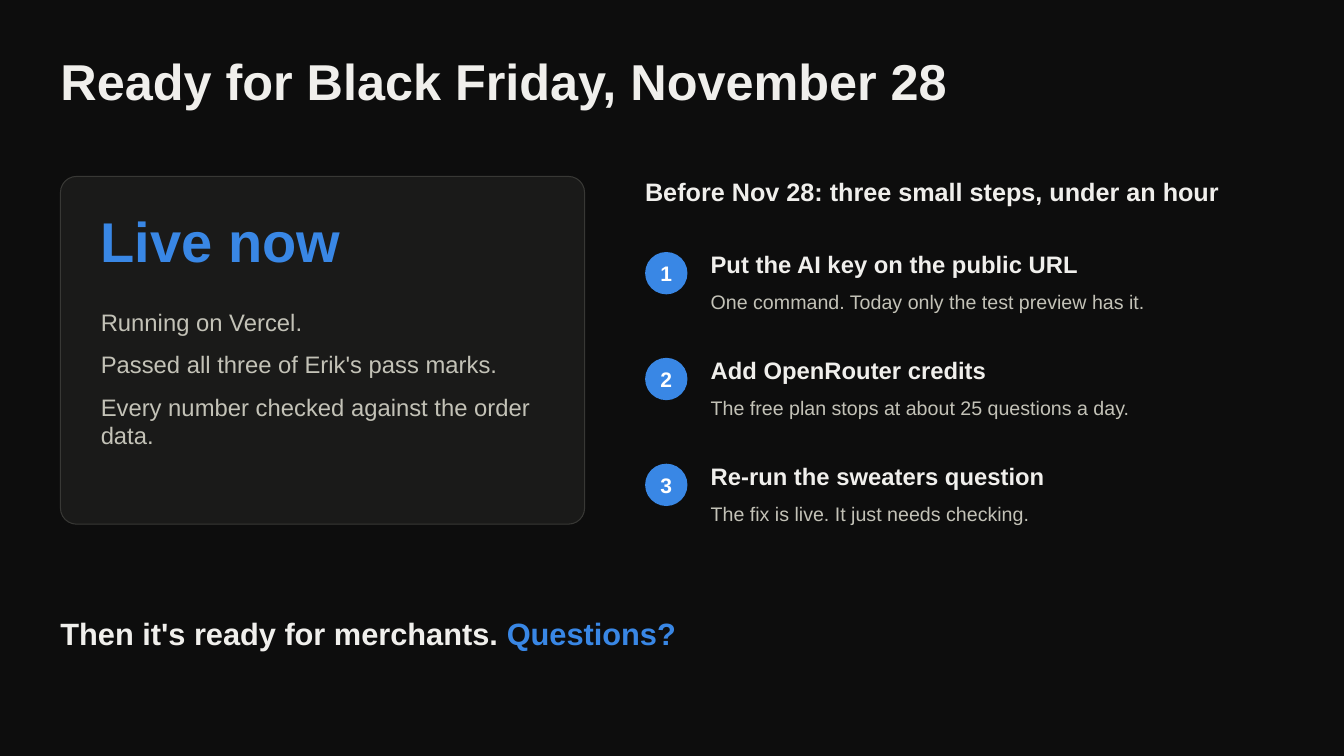
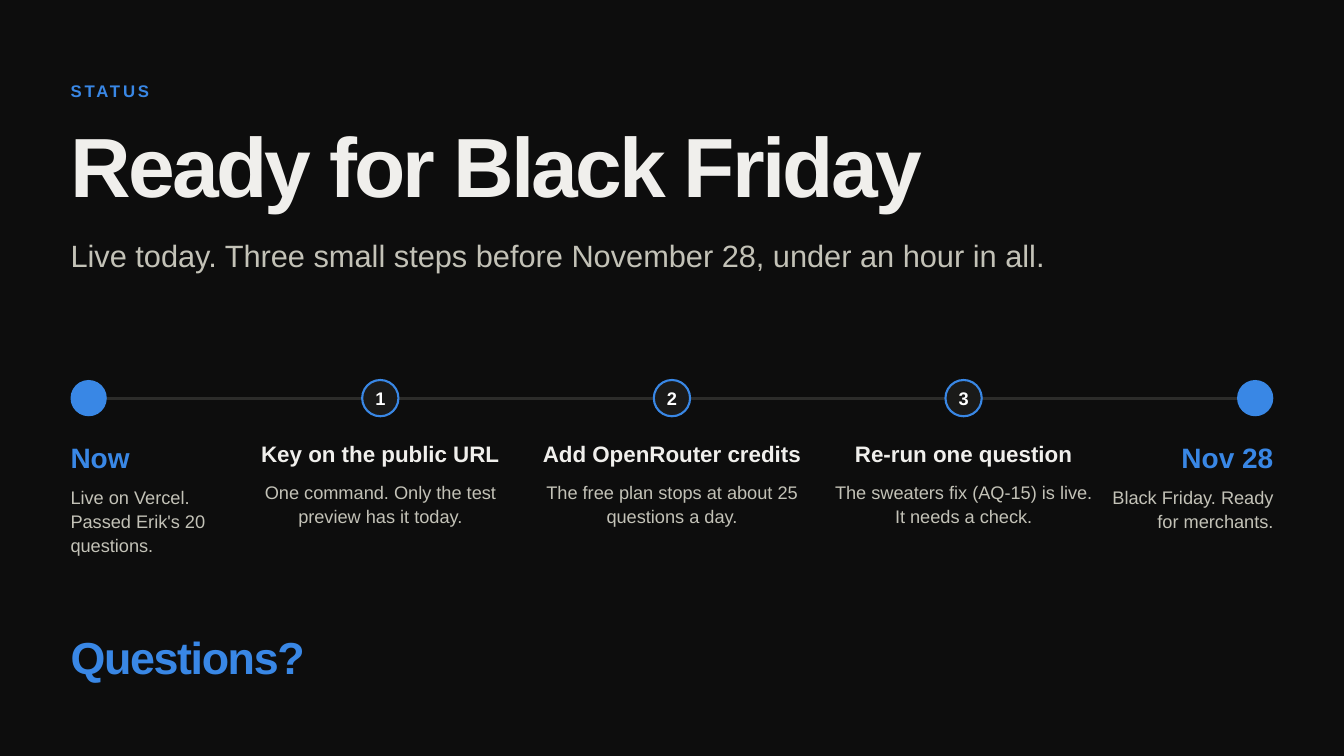
Before and after one commit to fuyofulo/shopify-merchant-analytics, a slide deck: slide 6 of deck/shopify-merchant-analytics.pptx. Drawn at 1344x756 pixels with LibreOffice and Linux fonts; fonts in the diff are those of the drawing. Boxes give left, top, right and bottom in pixels: in the first picture for what was removed or moved away, otherwise in the second. Text is boxed around its words. In the diff, an @@ line names an element or a change of style, - is before the commit and + after.

```diff
--- a/deck/shopify-merchant-analytics.pptx
+++ b/deck/shopify-merchant-analytics.pptx
@@ text added at (x1=71, y1=81, x2=776, y2=111), 12 pt, text #3987E5, bold @@
+STATUS
@@ title at (x1=71, y1=136, x2=922, y2=213): text changed; size 36 to 60 pt @@
-Ready for Black Friday, November 28
+Ready for Black Friday
@@ rounded rectangle removed at (x1=60, y1=176, x2=585, y2=524) @@
@@ text removed at (x1=645, y1=182, x2=1219, y2=207) @@
-Before Nov 28: three small steps, under an hour
@@ text at (x1=71, y1=244, x2=1044, y2=273): text changed; size 40 to 22 pt; text colour #3987E5 to #C3C2B7; bold off @@
-Live now
+Live today. Three small steps before November 28, under an hour in all.
@@ text removed at (x1=101, y1=313, x2=530, y2=444) @@
-Running on Vercel.
-Passed all three of Erik's pass marks.
-Every number checked against the order data.
@@ ellipse added at (x1=71, y1=380, x2=107, y2=416), fill #3987E5 @@
@@ ellipse "1" resized from (x1=645, y1=252, x2=688, y2=294) to (x1=362, y1=380, x2=398, y2=416) @@
@@ ellipse "2" resized from (x1=645, y1=358, x2=688, y2=400) to (x1=654, y1=380, x2=691, y2=416) @@
@@ size 15 to 13 pt; fill #3987E5 to #1A1A19; outline none to #3987E5 1.5 pt in 3 elements at (x1=654, y1=380, x2=691, y2=416), (x1=362, y1=380, x2=398, y2=416), (x1=946, y1=380, x2=982, y2=416) @@
@@ ellipse "3" resized from (x1=645, y1=464, x2=688, y2=506) to (x1=946, y1=380, x2=982, y2=416) @@
@@ ellipse added at (x1=1237, y1=380, x2=1273, y2=416), fill #3987E5 @@
@@ line added from (89, 398) to (1255, 398), #2C2C2A 2 pt @@
@@ text added at (x1=71, y1=448, x2=130, y2=469), 20 pt, text #3987E5, bold @@
+Now
@@ text at (x1=261, y1=445, x2=499, y2=467): text changed; size 17 to 16 pt @@
-Put the AI key on the public URL
+Key on the public URL
@@ text "Add OpenRouter credits" moved from (x1=711, y1=361, x2=986, y2=384) to (x1=543, y1=445, x2=801, y2=467) @@
@@ text "Add OpenRouter credits" at (x1=543, y1=445, x2=801, y2=467): size 17 to 16 pt; alignment left to centre @@
@@ text at (x1=855, y1=445, x2=1072, y2=467): text changed; size 17 to 16 pt @@
-Re-run the sweaters question
+Re-run one question
@@ text added at (x1=1181, y1=448, x2=1273, y2=469), 20 pt, text #3987E5, bold @@
+Nov 28
@@ text "The free plan stops at ..." moved from (x1=711, y1=401, x2=1129, y2=419) to (x1=546, y1=486, x2=798, y2=527) @@
@@ text "The free plan stops at ..." at (x1=546, y1=486, x2=798, y2=527): size 14 to 13 pt; alignment left to centre; line spacing 1 to 1.1 @@
@@ text added at (x1=71, y1=491, x2=205, y2=556), 13 pt, text #C3C2B7 @@
+Live on Vercel. Passed Erik's 20 questions.
@@ text at (x1=265, y1=486, x2=496, y2=527): text changed; size 14 to 13 pt @@
-One command. Today only the test preview has it.
+One command. Only the test preview has it today.
@@ text at (x1=835, y1=486, x2=1092, y2=523): text changed; size 14 to 13 pt @@
-The fix is live. It just needs checking.
+The sweaters fix (AQ-15) is live. It needs a check.
@@ text added at (x1=1112, y1=491, x2=1274, y2=528), 13 pt, text #C3C2B7 @@
+Black Friday. Ready for merchants.
@@ text removed at (x1=60, y1=622, x2=676, y2=651) @@
-Then it's ready for merchants. Questions?
@@ text added at (x1=71, y1=641, x2=305, y2=683), 32 pt, text #3987E5, bold @@
+Questions?
```
Also in this commit, not shown: 5 other slides changed, 2 other files.
